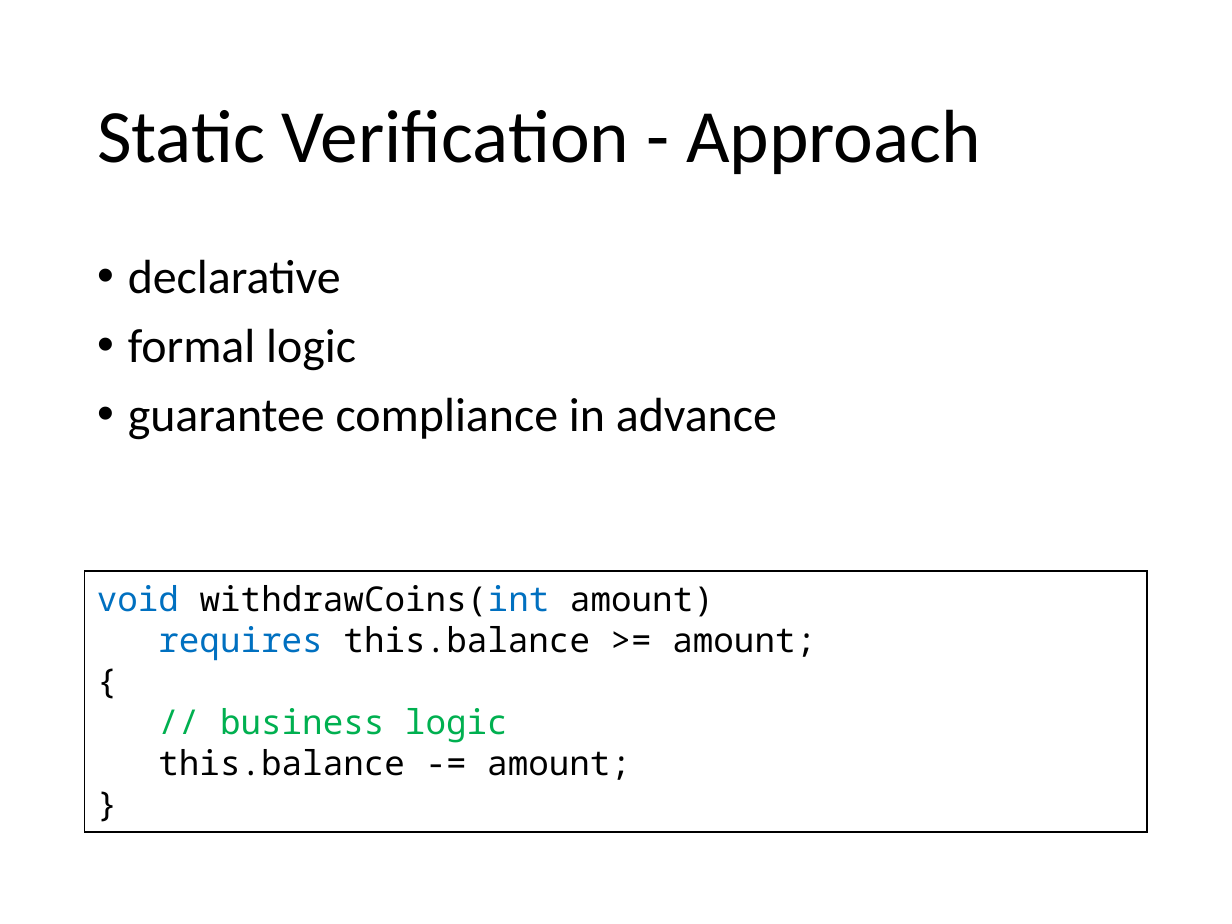
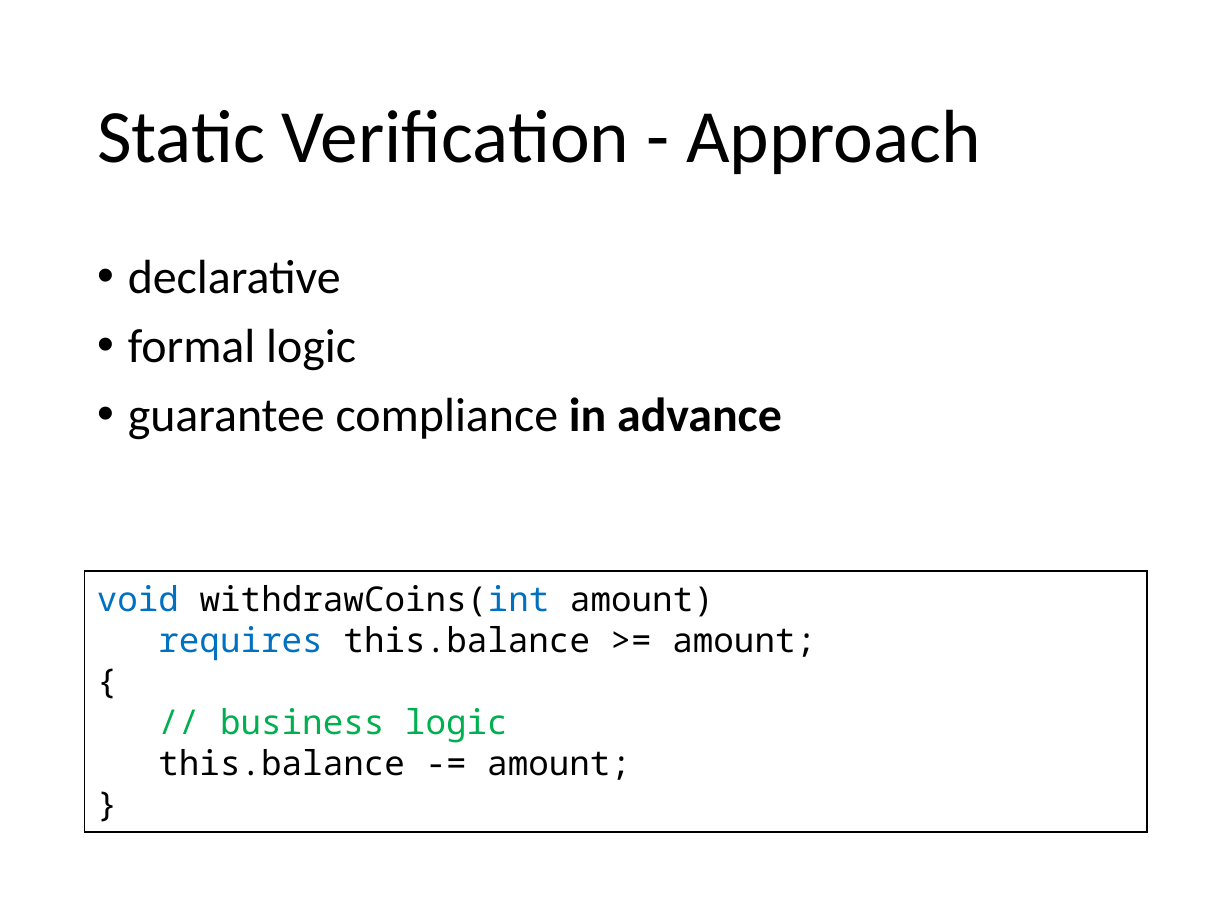
Before and after one commit to olydis/GradVerThesis, a slide deck: slide 5 of presentation/PLunch.pptx. Drawn at 1232x924 pixels with LibreOffice and Linux fonts; fonts in the diff are those of the drawing. Boxes give left, top, right and bottom in pixels: in the first picture for what was removed or moved away, otherwise in the second. Text is boxed around its words. In the diff, an @@ line names an element or a change of style, - is before the commit and + after.

```diff
--- a/presentation/PLunch.pptx
+++ b/presentation/PLunch.pptx
@@ text at [128, 397, 782, 440]: bold on in "in advance" @@
```
Also in this commit, not shown: 3 other slides changed, 3 slides added, 2 other files.
